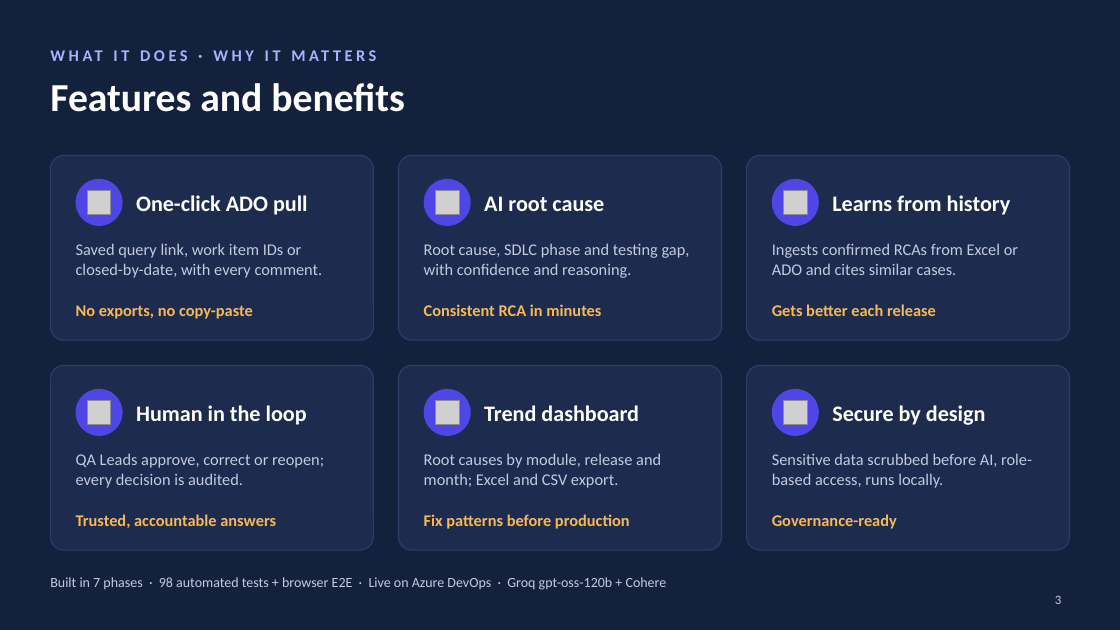
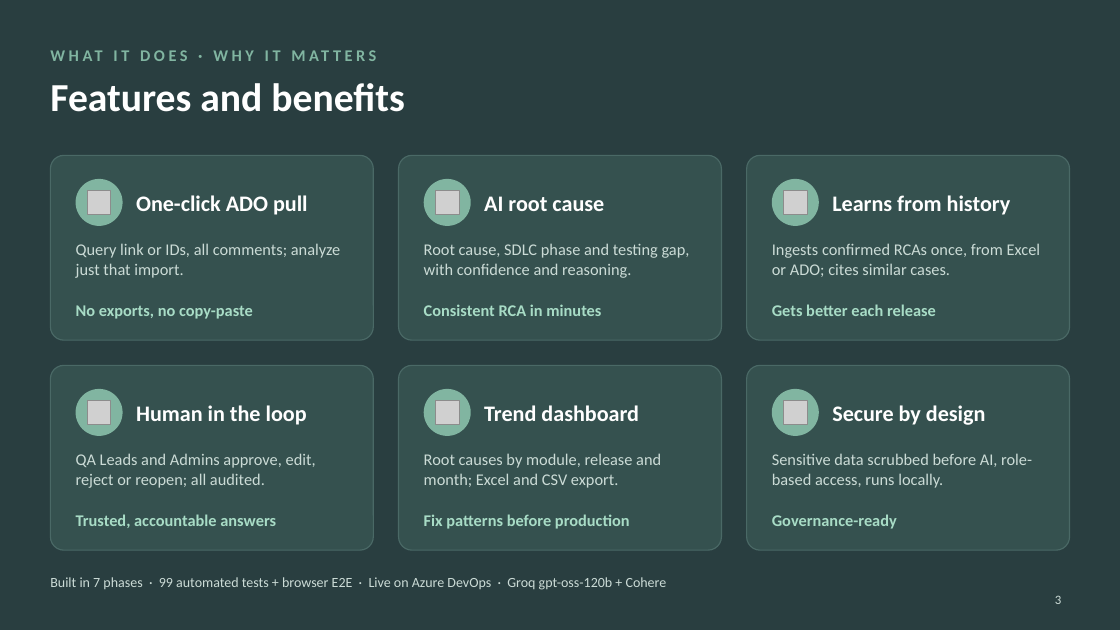
Before and after one commit to vrsaritli/DefectDNA, a slide deck: slide 3 of docs/presentations/DefectDNA-leadership-demo.pptx. Drawn at 1120x630 pixels with LibreOffice and Linux fonts; fonts in the diff are those of the drawing; grey boxes stand for pictures. Boxes give left, top, right and bottom in pixels: in the first picture for what was removed or moved away, otherwise in the second. Text is boxed around its words. In the diff, an @@ line names an element or a change of style, - is before the commit and + after.

```diff
--- a/docs/presentations/DefectDNA-leadership-demo.pptx
+++ b/docs/presentations/DefectDNA-leadership-demo.pptx
@@ background #14213D to #293E40 @@
@@ text "WHAT IT DOES · WHY ..." at [50, 38, 1070, 71]: text colour #A5B4FC to #81B5A1 @@
@@ text at [76, 243, 341, 278]: text changed; text colour #C3CAE0 to #CBDBD6 @@
-Saved query link, work item IDs or closed-by-date, with every comment.
+Query link or IDs, all comments; analyze just that import.
@@ text at [772, 243, 1040, 277]: text changed; text colour #C3CAE0 to #CBDBD6 @@
-Ingests confirmed RCAs from Excel or ADO and cites similar cases.
+Ingests confirmed RCAs once, from Excel or ADO; cites similar cases.
@@ fill #1D2B4F to #35514F; outline #2E3D68 1 pt to #4A6966 1 pt in 6 elements at [50, 155, 373, 340], [398, 155, 721, 340], [747, 155, 1070, 340], [50, 365, 373, 550], [398, 365, 721, 550], [747, 365, 1070, 550] @@
@@ fill #4F46E5 to #81B5A1 in 6 elements at [76, 179, 123, 226], [423, 179, 471, 226], [772, 179, 819, 226], [76, 389, 123, 436], [423, 389, 471, 436], [772, 389, 819, 436] @@
@@ text at [76, 453, 316, 488]: text changed; text colour #C3CAE0 to #CBDBD6 @@
-QA Leads approve, correct or reopen; every decision is audited.
+QA Leads and Admins approve, edit, reject or reopen; all audited.
@@ text colour #F7B955 to #A8DCC6 in 6 elements at [76, 305, 253, 319], [424, 304, 601, 316], [772, 304, 936, 316], [76, 514, 276, 528], [424, 514, 630, 529], [772, 514, 897, 529] @@
@@ text at [50, 577, 667, 590]: text changed; text colour #C3CAE0 to #CBDBD6 @@
-Built in 7 phases · 98 automated tests + browser E2E · Live on Azure DevOps · Groq gpt-oss-120b + Cohere
+Built in 7 phases · 99 automated tests + browser E2E · Live on Azure DevOps · Groq gpt-oss-120b + Cohere
@@ text colour #C3CAE0 to #CBDBD6 in 4 elements at [424, 243, 690, 278], [424, 453, 661, 488], [772, 453, 1032, 488], [1055, 595, 1061, 604] @@
```
Also in this commit, not shown: 2 other slides changed, 5 other files.
